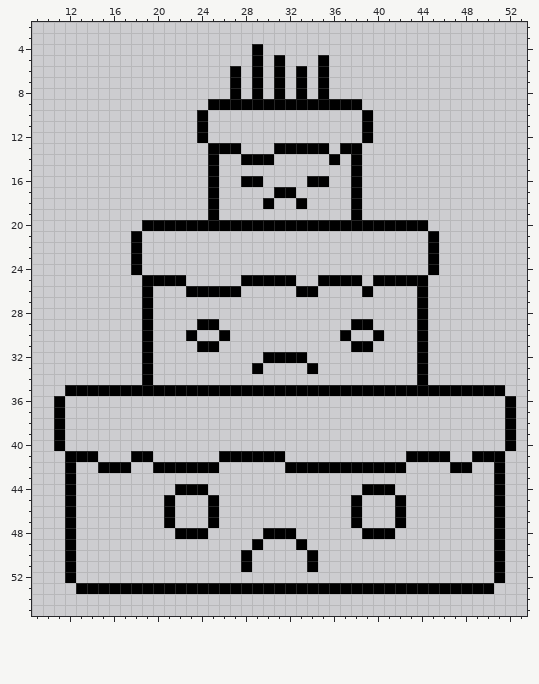
Pixel-art sprite: Assets/Sprites/Enemies/Cake.png. Above is the file before it was changed.
The file is 64x64 pixels. Shown: x 9..53, y 2..55.
The result:
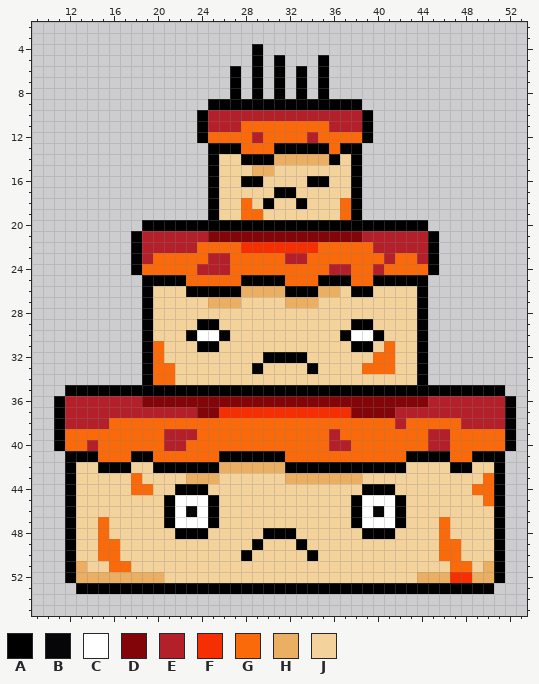
Palette (. is transparent): A #000000  B #060608  C #ffffff  D #820509  E #b4202a  F #f52f01  G #fa6a0a  H #eaaf63  J #f4d29c
The edit:
y 10: x 25..38 .............. -> EEEEEEEEEEEEEE
y 11: x 25..38 .............. -> EEEGGGGGGGGEEE
y 12: x 25..38 .............. -> GGGGEGGGGEGGGG
y 13: x 28..30 ... -> GGG; x 36 . -> G
y 14: x 26..27 .. -> JJ; x 31..35 ..... -> HHHHH; x 37 . -> J
y 15: x 26..37 ............ -> JJJHHJJJJJJJ
y 16: x 26..27 .. -> JJ; x 30..33 .... -> JJJJ; x 36..37 .. -> JJ
y 17: x 26..30 ..... -> JJJJJ; x 33..37 ..... -> JJJJJ
y 18: x 26..29 .... -> JJGJ; x 31..32 .. -> JJ; x 34..37 .... -> JJJG
y 19: x 26..37 ............ -> JJGGJJJJJJJG
y 21: x 19..44 .......................... -> EEEEEEDDDDDDDDDDDDDDEEEEEE
y 22: x 19..44 .......................... -> EEEEEGGGGFFFFFFFGGGGGEEEEE
y 23: x 19..44 .......................... -> EGGGGGEEGGGGGEEGGGGGGGEGGE
y 24: x 19..44 .......................... -> GGGGGEEEGGGGGGGGGEEGGEGGGG
y 25: x 23..27 ..... -> GGGGG; x 32..34 A.. -> GGG; x 38..39 A. -> GG
y 26: x 20..22 ... -> JJJ; x 28..32 ..... -> HHHHA; x 35..38 .... -> HHJA; x 40..43 .... -> JJJJ
y 27: x 20..43 ........................ -> JJJJJHHHJJJJHHHJJJJJJJJJ
y 28: x 20..43 ........................ -> JJJJJJJJJJJJJJJJJJJJJJJJ
y 29: x 20..23 .... -> JJJJ; x 26..37 ............ -> JJJJJJJJJJJJ; x 40..43 .... -> JJJJ
y 30: x 20..22 ... -> JJJ; x 24..25 .. -> CC; x 27..36 .......... -> JJJJJJJJJJ; x 38..39 .. -> CC; x 41..43 ... -> JJJ
y 31: x 20..23 .... -> GJJJ; x 26..37 ............ -> JJJJJJJJJJJJ; x 40..43 .... -> JGJJ
y 32: x 20..29 .......... -> GJJJJJJJJJ; x 34..43 .......... -> JJJJJJGGJJ
y 33: x 20..28 ......... -> GGJJJJJJJ; x 30..33 .... -> JJJJ; x 35..43 ......... -> JJJJGGGJJ
y 34: x 20..43 ........................ -> GGJJJJJJJJJJJJJJJJJJJJJJ
y 36: x 12..51 ........................................ -> EEEEEEEDDDDDDDDDDDDDDDDDDDDDDDDDDEEEEEEE
y 37: x 12..51 ........................................ -> EEEEEEEEEEEEDDFFFFFFFFFFFFDDDDEEEEEEEEEE
y 38: x 12..51 ........................................ -> EEEEGGGGGGGGGGGGGGGGGGGGGGGGGGEGGGGGEEEE
y 39: x 12..51 ........................................ -> GGGGGGGGGEEEGGGGGGGGGGGGEGGGGGGGGEEGGGGG
y 40: x 12..51 ........................................ -> GGEGGGGGGEEGGGGGGGGGGGGGEEGGGGGGGEEGGGGG
y 41: x 15..17 ... -> GGG; x 20..25 ...... -> GGGGGG; x 32..42 ........... -> GGGGGGGGGGG; x 47..48 .. -> GG
y 42: x 13..14 .. -> JJ; x 18..19 .. -> JJ; x 26..31 ...... -> HHHHHH; x 43..46 .... -> JJJJ; x 49..50 .. -> JJ
y 43: x 13..50 ...................................... -> JJJJJGJJJJHHHJJJJJJHHHHHHHJJJJJJJJJJJG
y 44: x 13..21 ......... -> JJJJJGGJJ; x 25..38 .............. -> JJJJJJJJJJJJJJ; x 42..50 ......... -> JJJJJJJGG
y 45: x 13..20 ........ -> JJJJJJJJ; x 22..24 ... -> CCC; x 26..37 ............ -> JJJJJJJJJJJJ; x 39..41 ... -> CCC; x 43..50 ........ -> JJJJJJJG
y 46: x 13..20 ........ -> JJJJJJJJ; x 22..24 ... -> CBC; x 26..37 ............ -> JJJJJJJJJJJJ; x 39..41 ... -> CBC; x 43..50 ........ -> JJJJJJJJ
y 47: x 13..20 ........ -> JJGJJJJJ; x 22..24 ... -> CCC; x 26..37 ............ -> JJJJJJJJJJJJ; x 39..41 ... -> CCC; x 43..50 ........ -> JJJGJJJJ
y 48: x 13..21 ......... -> JJGJJJJJJ; x 25..29 ..... -> JJJJJ; x 33..38 ...... -> JJJJJJ; x 42..50 ......... -> JJJJGJJJJ
y 49: x 13..28 ................ -> JJGGJJJJJJJJJJJJ; x 30..32 ... -> JJJ; x 34..50 ................. -> JJJJJJJJJJJJGGJJJ
y 50: x 13..27 ............... -> JJGGJJJJJJJJJJJ; x 29..33 ..... -> JJJJJ; x 35..50 ................ -> JJJJJJJJJJJGGJJJ
y 51: x 13..50 ...............A.....A................ -> HJJGGJJJJJJJJJJJJJJJJJJJJJJJJJJJJJGGJH
y 52: x 13..50 ...................................... -> HHHHHHHHJJJJJJJJJJJJJJJJJJJJJJJHHHFFHH
Changed places in both pictures, as pixel boxes (x1, y1, x2, y2):
changed: (65, 110, 505, 583)
